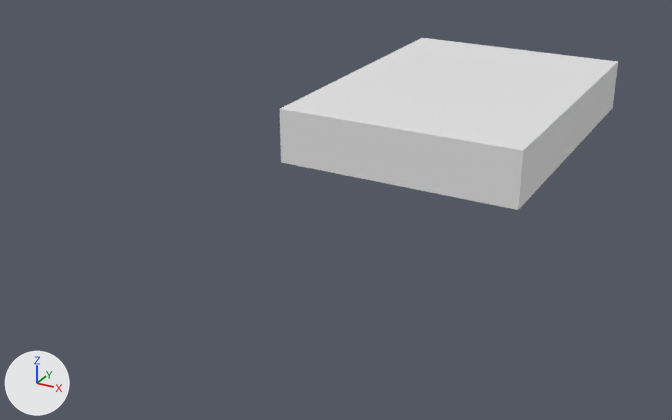
An edit to the Blender file Assets/Models/Lobby.blend, drawn before and after from the same camera.
Camera for both pictures: a 50 mm lens placed at (23.0, -58.7, 21.3), pointed at (-3.1, -11.4, -2.3). The axes (+X, +Y, +Z) are drawn at lower left. The lights are the same throughout.
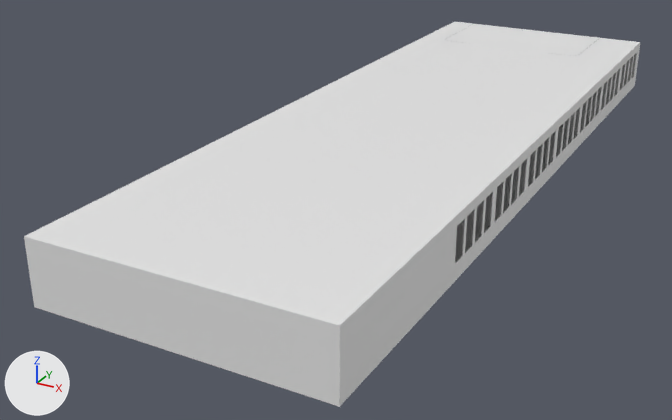
What changed in the scene script:
```text
Add mat_material_003:
    mat_material_003 = bpy.data.materials.new('Material.003')
    mat_material_003.use_nodes = True; mat_material_003.node_tree.nodes.clear()
    _N = mat_material_003.node_tree.nodes; _L = mat_material_003.node_tree.links
    n0 = _N.new('ShaderNodeOutputMaterial'); n0.name = 'Material Output'
    n1 = _N.new('ShaderNodeBsdfGlass'); n1.name = 'Glass BSDF'
    n1.distribution = 'BECKMANN'
    n1.inputs[1].default_value = 0.224  # 'Roughness'
    n1.inputs[2].default_value = 1.01  # 'IOR'
    _L.new(n1.outputs[0], n0.inputs[0])  # 'BSDF' to 'Surface'
Change me_cube_001:
    used by ob_cube; location = (0.0, 0.0, 0.0)
    remove me_cube_001.from_pydata(...)  # 12 vertices, 8 faces; spans x -7.3..8.6, y -11.0..11.0, z 0.0..3.6
    add me_cube_001.from_pydata(...)  # 46 vertices, 44 faces; spans x -7.3..8.7, y -32.4..18.0, z 0.0..3.6
    me_cube_001 part 1: 34 vertices added at x -7.3..8.7, y -32.4..18.0, z 0.0..3.6
Add me_plane:
    me_plane.from_pydata([(8.7, -21.0, 0.9), (8.7, -21.0, 3.1), (8.7, 17.3, 0.9), (8.7, 17.3, 3.1)], [], [(0, 1, 3, 2)])
    me_plane.materials.append(mat_material_003)
Add ob_plane:
    ob_plane = bpy.data.objects.new('Plane', me_plane)
    ob_plane.location = (0.0, 0.0, 0.0)
```

Boxes (x1, y1, x2, y2) around the edits, measured in the pictures (672 x 420 px):
'Cube', reshaped (82% wider, 123% taller)
    before: (280, 38, 618, 210)
    after: (24, 22, 640, 407)
'Plane', added
    after: (455, 54, 636, 263)
part 1 of me_cube_001, added
    after: (24, 22, 640, 407)
